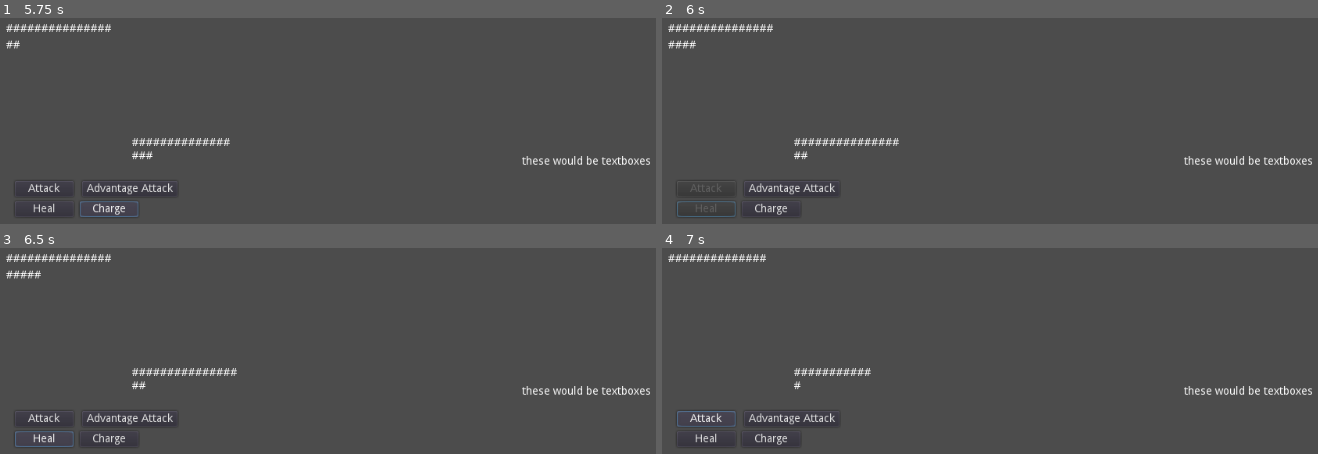
Above: before the commit, frames 1-4 (two rows, left to right).
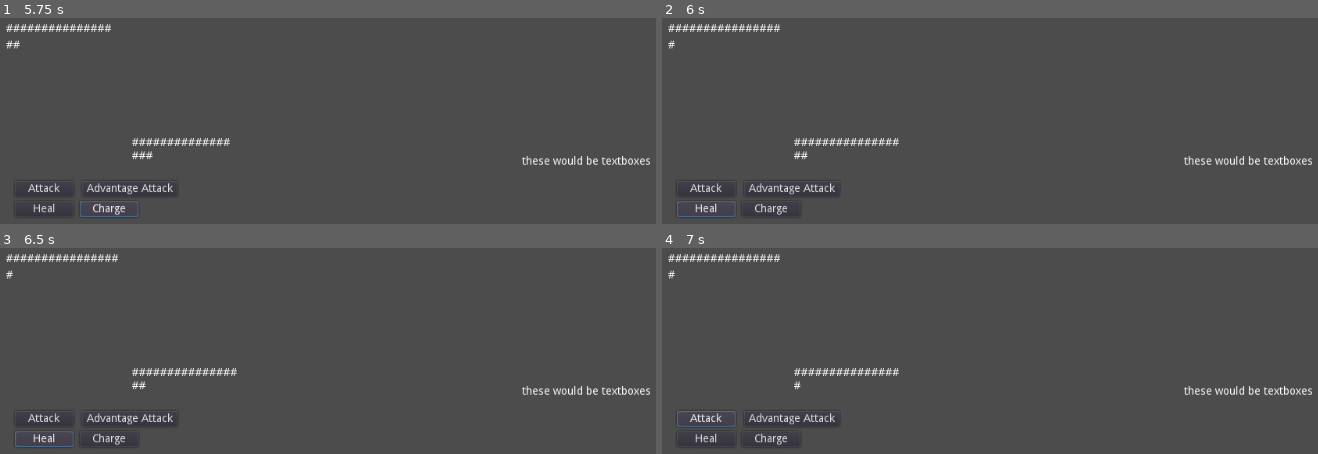
Above: after the commit, the same moments.

Repository: ArtlessAvian/kind-opponent
Game: Godot game, scene res://gameingame/BattleWMockup.tscn
Same seed, same stepped clock (60 frames per second), same inputs: the game is played once before the commit and once after it. This scene is started directly instead of the project's main scene.
Inputs:
- Up to frame 1 (5.75 s): click "Attack" at 0.5 s; click "Advantage Attack" at 1.25 s; click "Charge" at 2 s; click "Heal" at 2.75 s; click "Attack" at 3.5 s; click "Advantage Attack" at 4.25 s; click "Charge" at 5 s
- Up to frame 2 (6 s): click "Heal" at 5.75 s
- Up to frame 3 (6.5 s): no input
- Up to frame 4 (7 s): click "Attack" at 6.5 s

Frame 1 is identical in both runs. In frame 2, 0.3% of the frame differs, in the area x 1-18%, y 2-95%; in frame 3, 0.1%; in frame 4, 0.2%.
Error in both runs: Invalid get index 'advantage_cost' (on base: 'Node (AdvantageAttack.gd)'). (res://gameingame/TestGrayouter.gd:10)

Commit message:
Tweak heal weight again

Diff:
--- a/gameingame/Battle.gd
+++ b/gameingame/Battle.gd
@@ -37,7 +37,7 @@
 	var weights = [
 		10, \
 		16 * exp(- pow($Opponent.advantage - 100, 2) / 2450), \
-		pow($Opponent.last_damage / 45, 1.2) + 1200 / ($Opponent._health+10), \
+		10 / (0.0035 * $Opponent._health + 0.1) * (1 + 0.35 * atan(0.075 * ($Opponent.max_health - $Opponent._health - 80))), \
 		10 - 5 * atan(0.03 * ($Opponent.advantage - 80)) \
 	]
 
